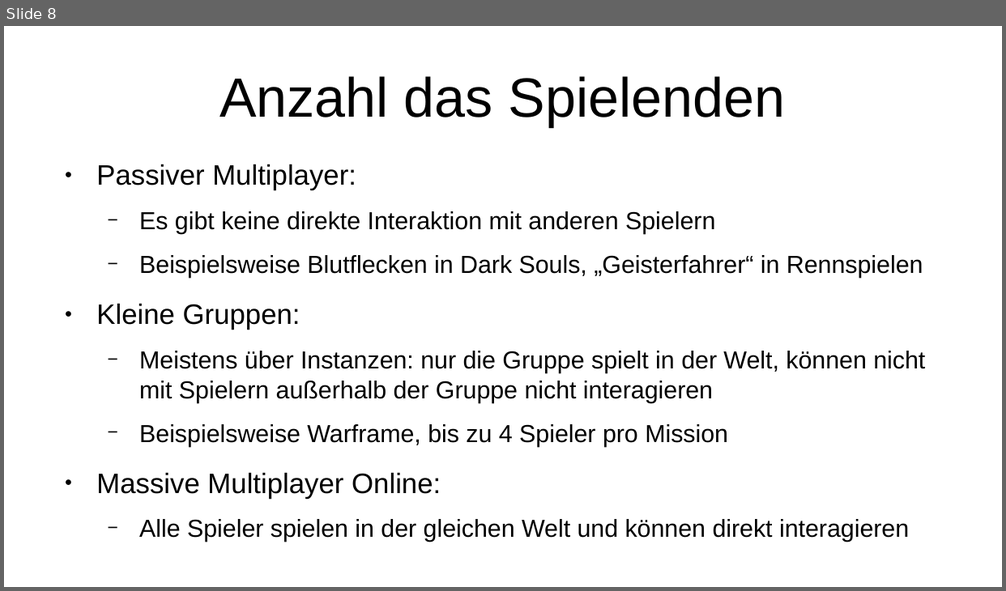
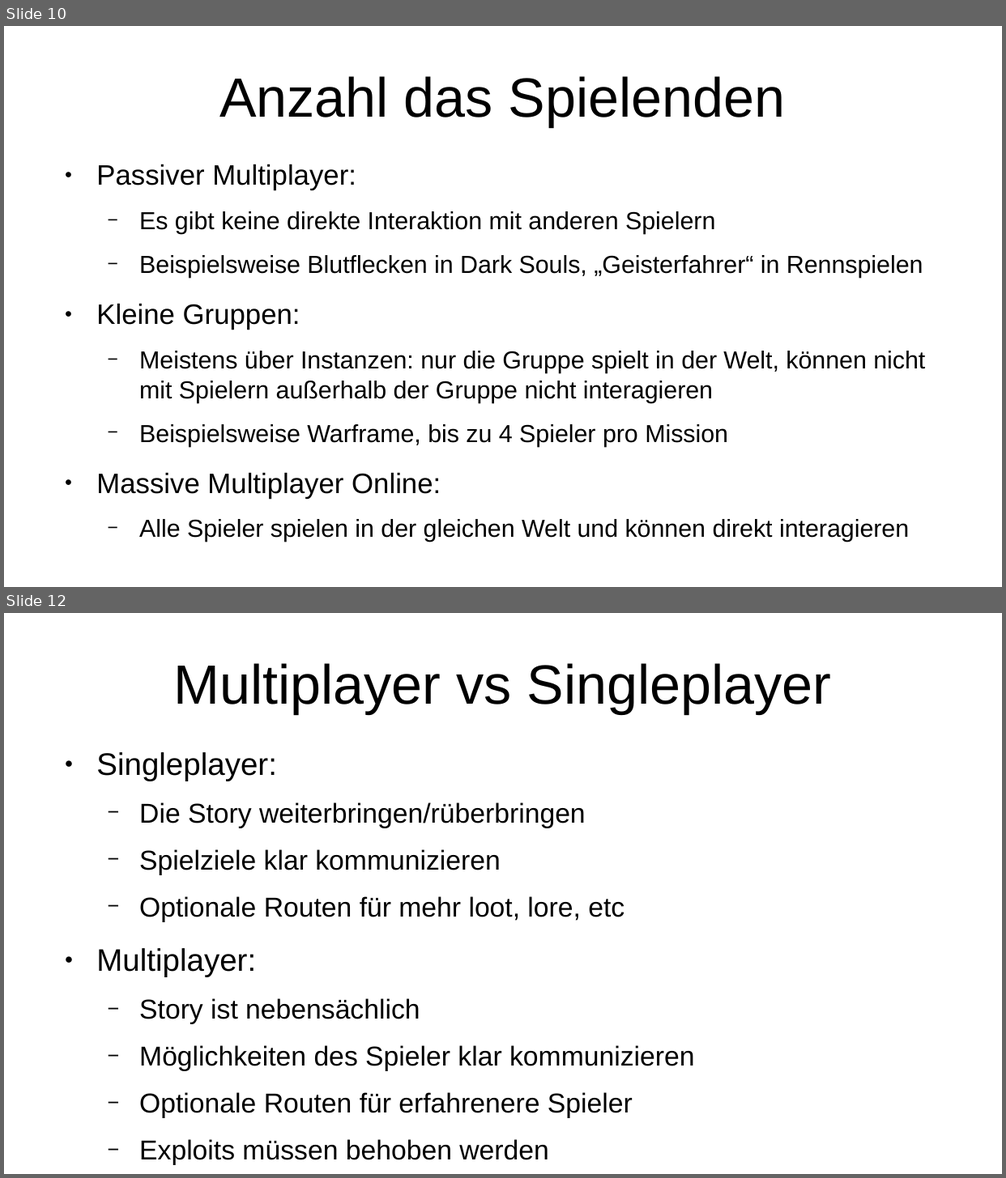
Before and after one commit to Aureumignis/UniStuff, a slide deck: WISE2020/HTiESD/HTiEDS_Praesentation.odp. Shown one above the other, each under a label of ours: slide 8 before the commit, slides 10 and 12 after it; the slides between them are not shown. The pictures are 1006x591 and 1006x1178 pixels, drawn with LibreOffice and Linux fonts; fonts in the diff are those of the drawing. Boxes give left, top, right and bottom in pixels: in the first picture for what was removed or moved away, otherwise in the second. Text is boxed around its words. In the diff, an @@ line names an element or a change of style, - is before the commit and + after.

```diff
--- a/WISE2020/HTiESD/HTiEDS_Praesentation.odp
+++ b/WISE2020/HTiESD/HTiEDS_Praesentation.odp
@@ slide 12 added at (x1=4, y1=613, x2=1002, y2=1174), background #FFFFFF @@
@@ title added at (x1=173, y1=663, x2=832, y2=714), 44 pt, text #000000 @@
+Multiplayer vs Singleplayer
@@ text added at (x1=96, y1=752, x2=695, y2=1165), 21.7 pt, text #000000 @@
+● Singleplayer:
+  − Die Story weiterbringen/rüberbringen
+  − Spielziele klar kommunizieren
+  − Optionale Routen für mehr loot, lore, etc
+● Multiplayer:
+  − Story ist nebensächlich
+  − Möglichkeiten des Spieler klar kommunizieren
+  − Optionale Routen für erfahrenere Spieler
+  − Exploits müssen behoben werden
@@ what was slide 8 is now slide 10 @@
```
Also in this commit, not shown: 4 slides changed, 5 other slides added, 2 slides removed.
